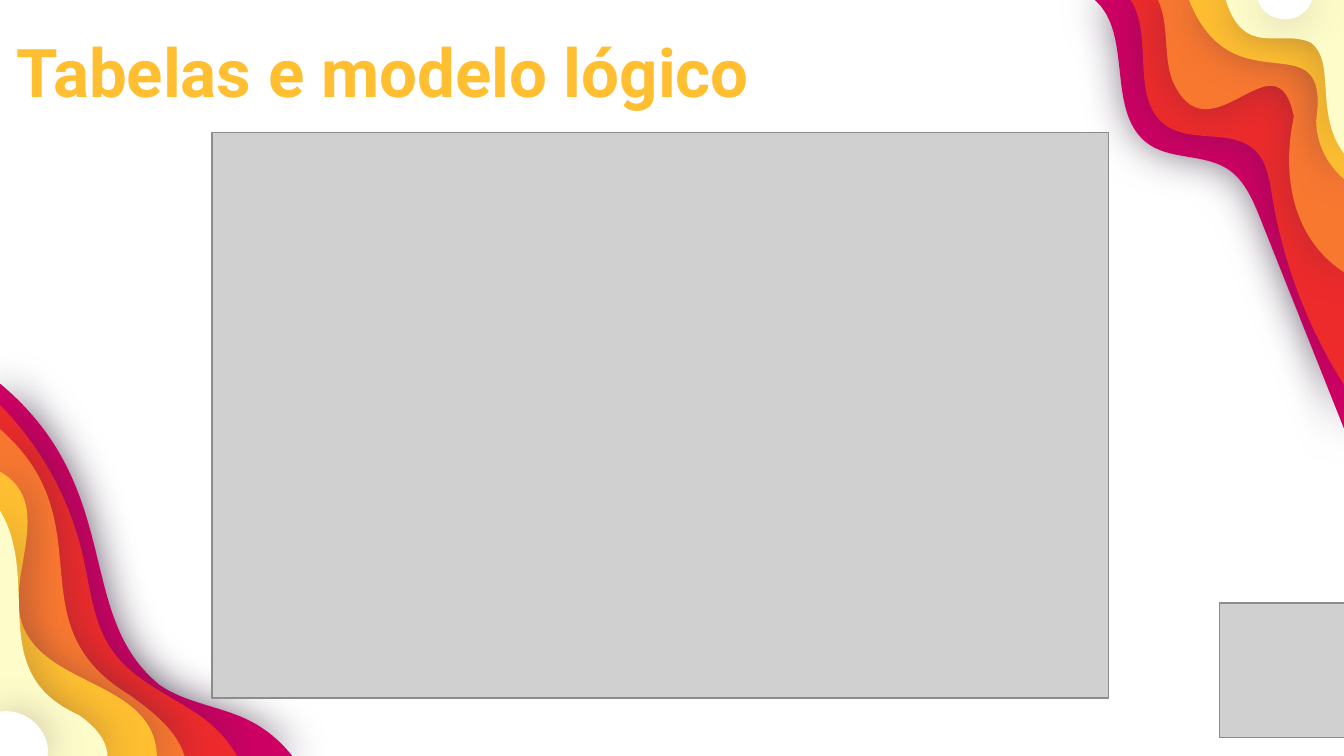
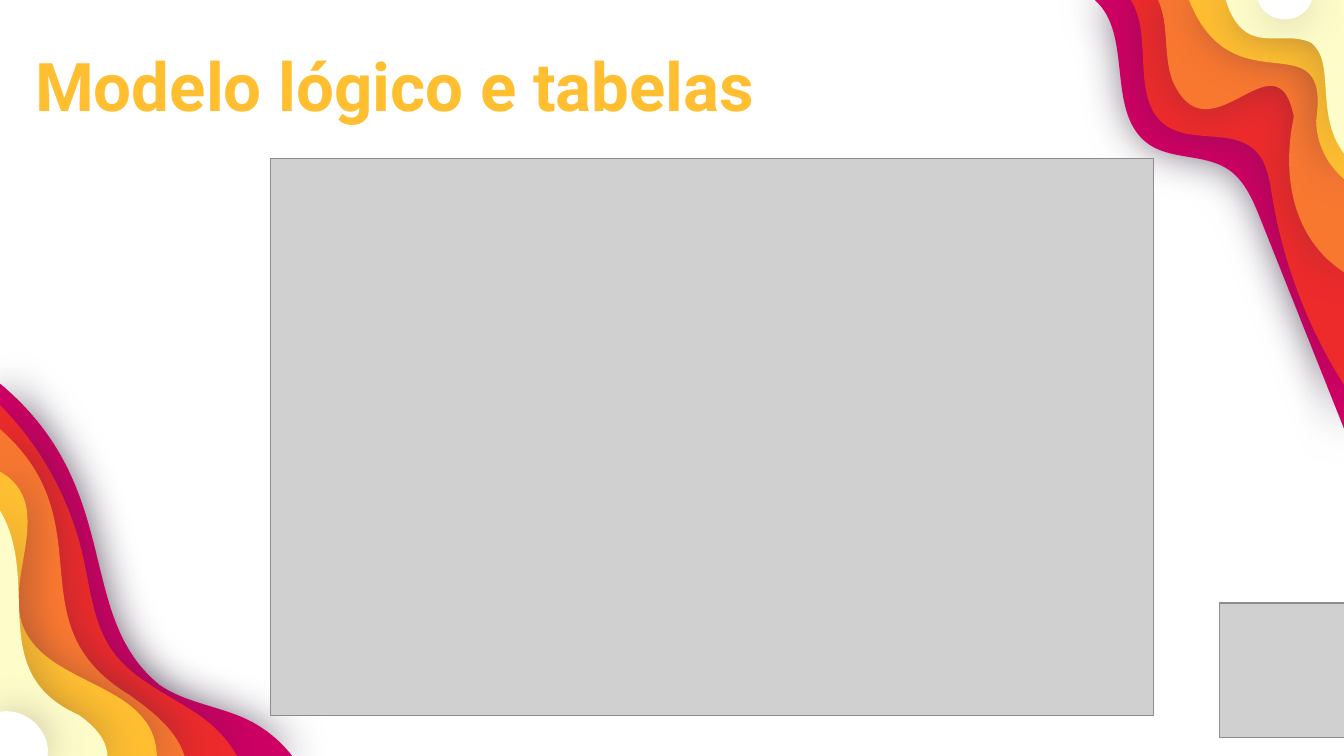
Before and after one commit to GustavoQuaresma/TECCHICKEN-DOCUMENTACAO, a slide deck: slide 11 of SPRINT2/slide pi - Copia.pptx. Drawn at 1344x756 pixels with LibreOffice and Linux fonts; fonts in the diff are those of the drawing; grey boxes stand for pictures. Boxes give left, top, right and bottom in pixels: in the first picture for what was removed or moved away, otherwise in the second. Text is boxed around its words. In the diff, an @@ line names an element or a change of style, - is before the commit and + after.

```diff
--- a/SPRINT2/slide pi - Copia.pptx
+++ b/SPRINT2/slide pi - Copia.pptx
@@ title at (35,60,754,125): text changed @@
-Tabelas e modelo lógico
+Modelo lógico e tabelas
@@ picture: place and size @@
-picture at (212,133,1109,699)
+picture at (270,159,1153,715)
```
Also in this commit, not shown: 3 other slides changed, 2 slides added, 3 slides removed.
